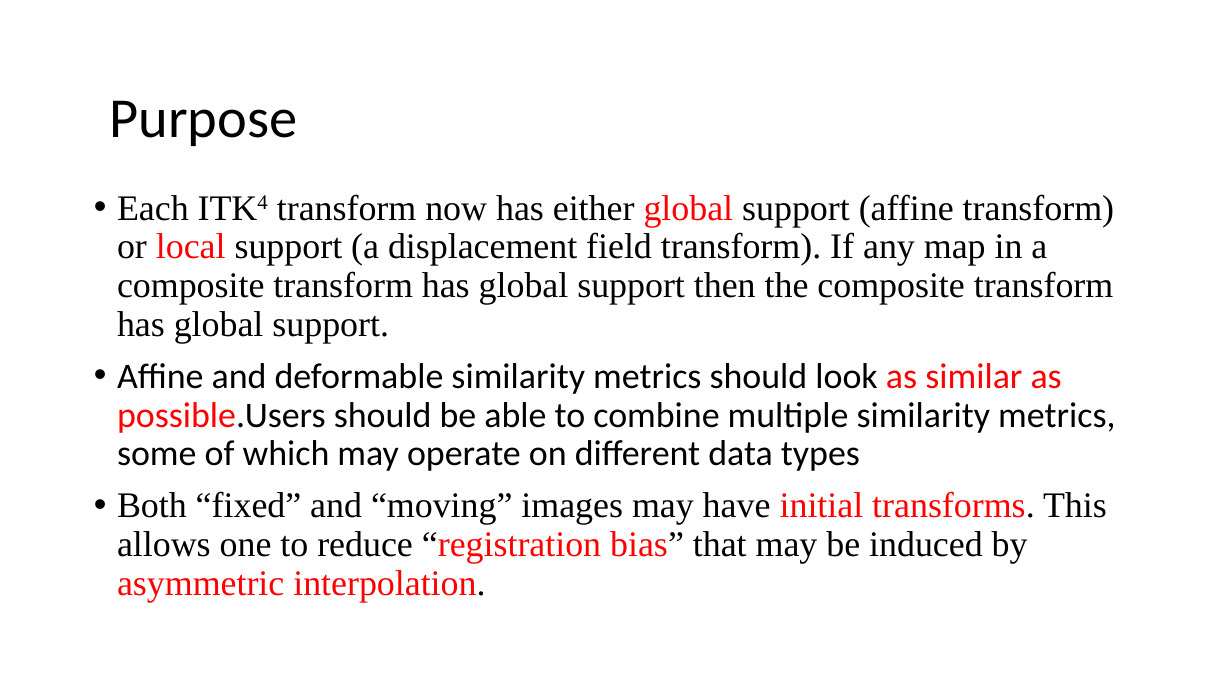
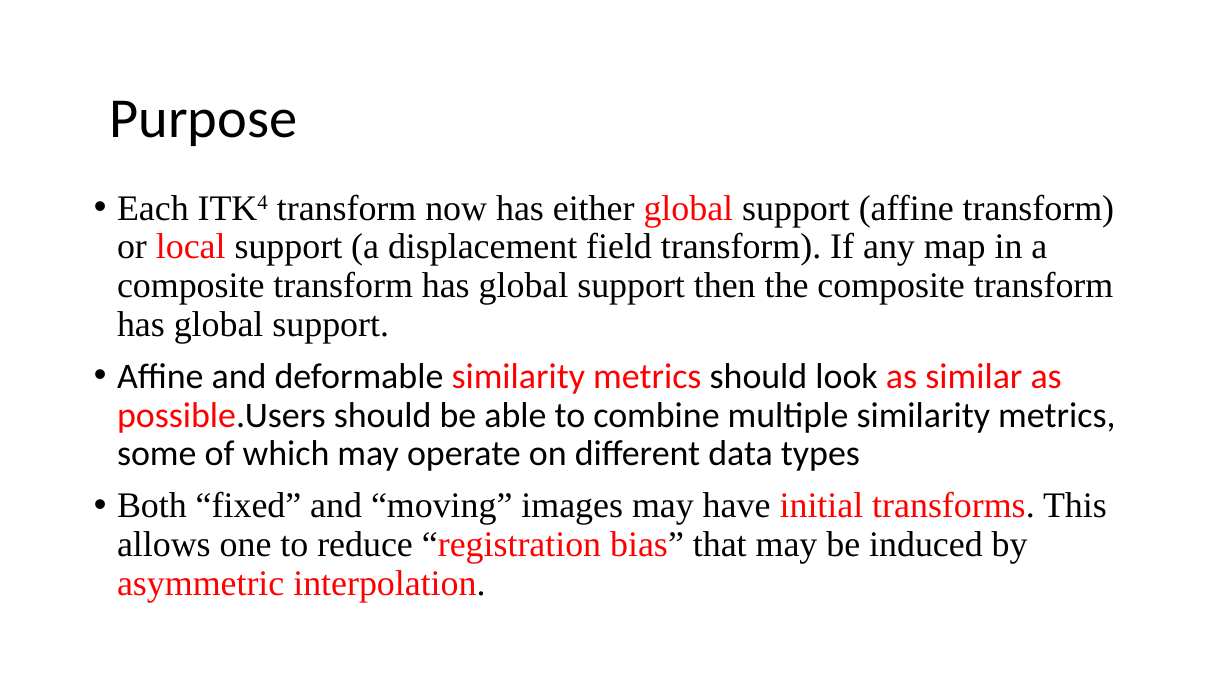
Before and after one commit to autotntfan/BIP, a slide deck: slide 8 of The insight toolkit image registration framework.pptx (slide 9 before the commit). Drawn at 1232x693 pixels with LibreOffice and Linux fonts; fonts in the diff are those of the drawing. Boxes give left, top, right and bottom in pixels: in the first picture for what was removed or moved away, otherwise in the second. Text is boxed around its words. In the diff, an @@ line names an element or a change of style, - is before the commit and + after.

```diff
--- a/The insight toolkit image registration framework.pptx
+++ b/The insight toolkit image registration framework.pptx
@@ text at box(117, 363, 1115, 471): text colour #000000 to #FF0000 in "similarity metrics" @@
```
Also in this commit, not shown: 17 other slides changed, 1 slide added, 2 slides removed.
